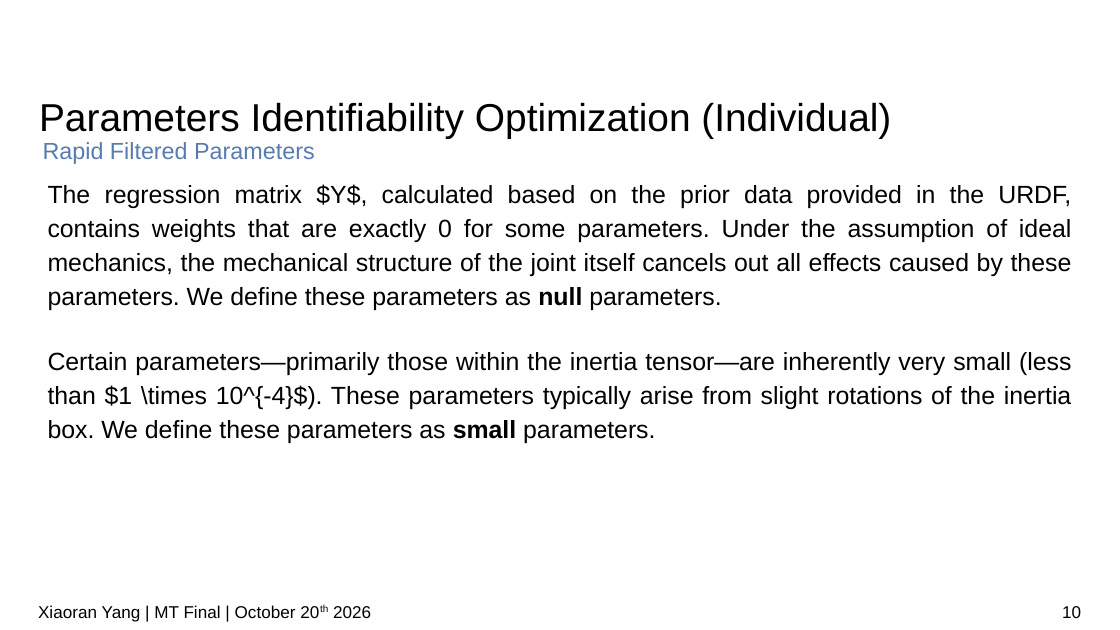
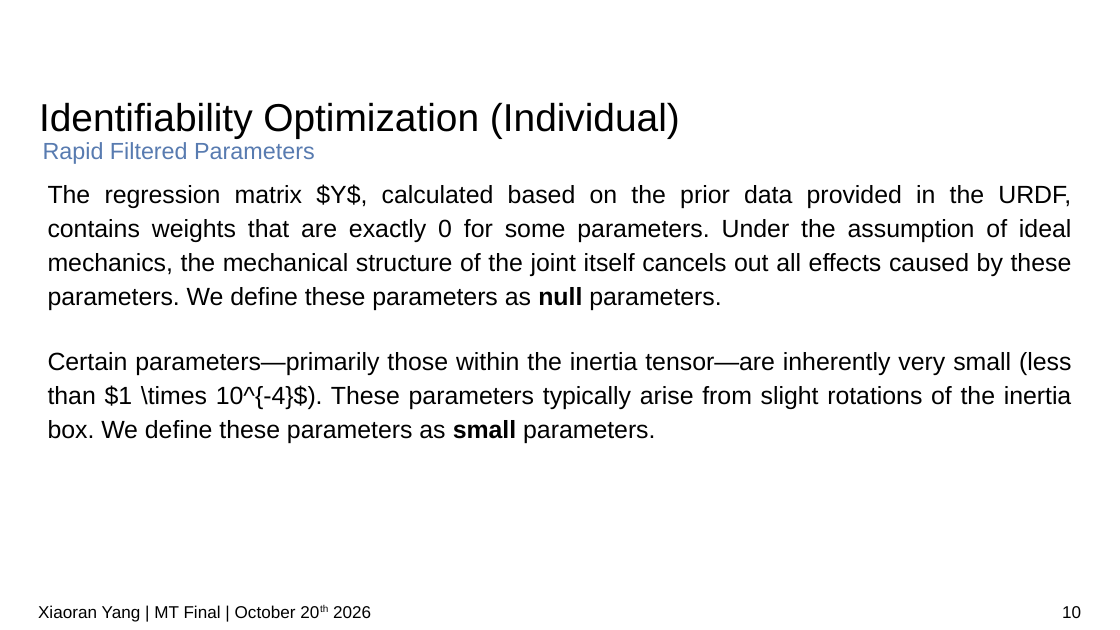
Before and after one commit to IDoccupled/identification, a slide deck: slide 10 of presentation/presentation.odp. Drawn at 1120x630 pixels with LibreOffice and Linux fonts; fonts in the diff are those of the drawing; background and template pictures are left out. Boxes give left, top, right and bottom in pixels: in the first picture for what was removed or moved away, otherwise in the second. Text is boxed around its words. In the diff, an @@ line names an element or a change of style, - is before the commit and + after.

```diff
--- a/presentation/presentation.odp
+++ b/presentation/presentation.odp
@@ title at bbox=[39, 102, 680, 138]: text changed @@
-Parameters Identifiability Optimization (Individual)
+Identifiability Optimization (Individual)
```
Also in this commit, not shown: 13 other slides changed, 2 slides added, 1 slide removed.
